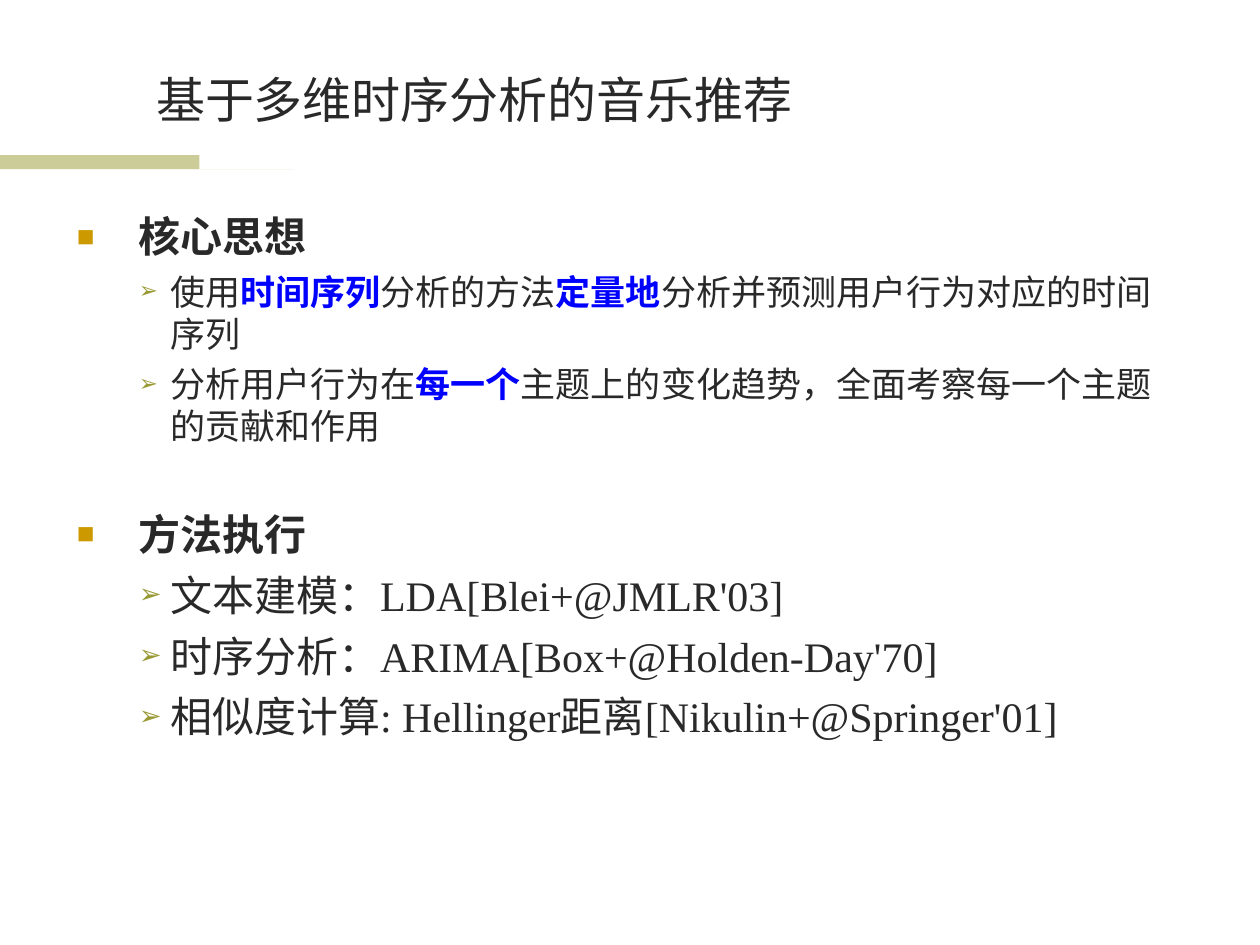
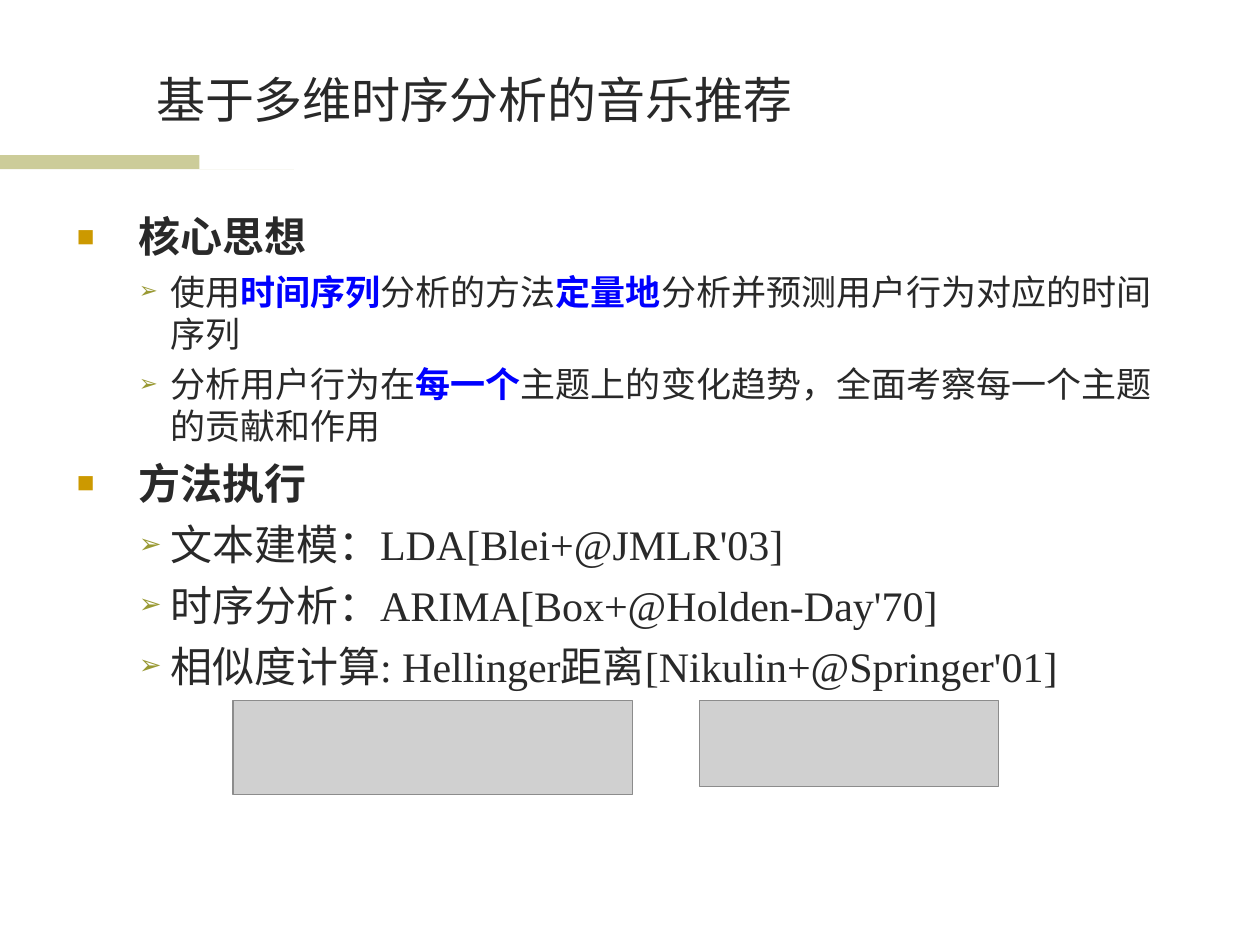
Before and after one commit to wwssttt/NJUThesis, a slide deck: slide 10 of ppt/一种基于时间序列分析的个性化音乐推荐系统及其实现.ppt. Drawn at 1260x945 pixels with LibreOffice and Linux fonts; fonts in the diff are those of the drawing; grey boxes stand for pictures; background and template pictures are left out. Boxes give left, top, right and bottom in pixels: in the first picture for what was removed or moved away, otherwise in the second. Text is boxed around its words. In the diff, an @@ line names an element or a change of style, - is before the commit and + after.

```diff
--- a/ppt/一种基于时间序列分析的个性化音乐推荐系统及其实现.ppt
+++ b/ppt/一种基于时间序列分析的个性化音乐推荐系统及其实现.ppt
@@ text "核心思想" rewrapped from box(139, 216, 1152, 741) to box(139, 216, 1152, 691) @@
@@ picture added at box(233, 701, 633, 795) @@
@@ picture added at box(699, 701, 998, 786) @@
```
Also in this commit, not shown: 7 other slides changed, 1 other file.
